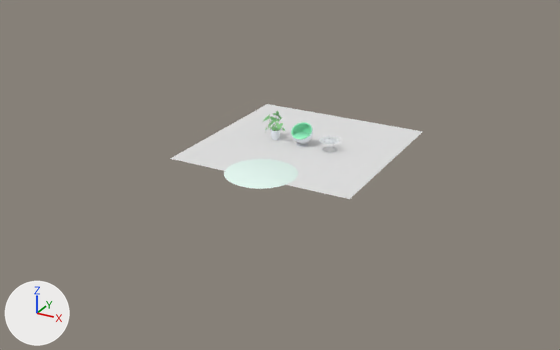
A saved change to the Blender file assets/models/area_01/source/living.blend.
Both versions are drawn from a 50 mm lens placed at (14.1, -27.6, 12.1), pointed at (-0.4, -1.2, -1.1). The lights are fixed; the arrows at lower left show +X, +Y and +Z. The older version comes first.

Names of what the first picture shows: 'CoffeeTable', 'LivingPlant', 'LivingRug', 'PodChair', 'PreviewFloor'.
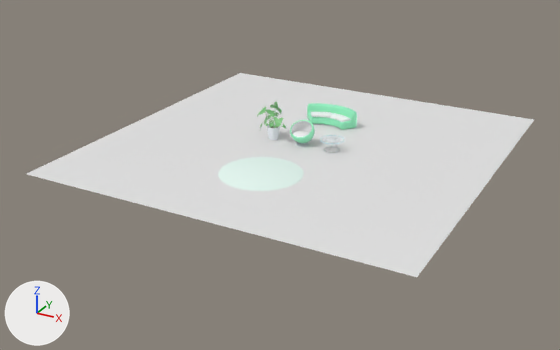
Where the change shows, as pixel boxes (x1, y1, x2, y2) in the pictures (560 x 350 px; the box of a moved part takes in the faces that stretch with it):
'PreviewFloor', rescaled (100% wider, 114% taller): before (170, 104, 423, 199); after (27, 73, 534, 277)
'LivingRug', rescaled (16% wider, 13% taller): before (224, 159, 298, 189); after (218, 157, 304, 191)
'CurvedSofa', added: after (307, 103, 357, 130)
    faces in mat_pod_outer (green #95f3c4): (307, 103, 357, 130)
    faces in mat_pod_inner (white #f9fcfc): (311, 112, 351, 122)
'PodChair', reshaped (13% wider, 8% taller): before (291, 122, 313, 147); after (290, 120, 315, 147)
'LivingPlant', moved, rescaled (30% wider, 30% taller): before (263, 111, 285, 140); after (257, 102, 286, 140)
'CoffeeTable', moved: before (319, 136, 341, 153); after (320, 135, 344, 153)
part 3 of me_podchair, added: after (293, 131, 309, 137)
part 4 of me_podchair, moved or reshaped: before (296, 143, 308, 147); after (295, 142, 309, 147)
part 5 of me_podchair, moved or reshaped: before (291, 122, 313, 144); after (290, 120, 315, 143)

Edits to the bpy script that builds the scene:
```text
Add mat_pod_outer:
    mat_pod_outer = principled_material('pod_outer')
    mat_pod_outer.base_color = (0.3, 0.9, 0.55)  # green #95f3c4
    mat_pod_outer.roughness = 0.2
Add mat_pod_inner:
    mat_pod_inner = principled_material('pod_inner')
    mat_pod_inner.base_color = (0.95, 0.97, 0.97)  # white #f9fcfc
    mat_pod_inner.roughness = 0.3
Add mat_pod_rim:
    mat_pod_rim = principled_material('pod_rim')
    mat_pod_rim.base_color = (0.3, 0.9, 0.55)  # green #95f3c4
    mat_pod_rim.roughness = 0.2
Change me_podchair:
    used by ob_podchair; location = (0.0, 0.0, 0.0)
    remove me_podchair.from_pydata(...)  # 18356 vertices, 18308 faces; spans x -0.469..0.469, y -0.427..0.449, z 0.0..0.893
    add me_podchair.from_pydata(...)  # 18356 vertices, 18308 faces; spans x -0.525..0.525, y -0.478..0.503, z 0.0..1.0
    me_podchair part 3: a new loose piece, a UV sphere (32 segments, 16 rings, poles along z) spanning x -0.403..0.403, y -0.403..0.358, z 0.358..0.549, in mat_pod_inner (white #f9fcfc)
    me_podchair part 4: the loose piece of 384 vertices spanning x -0.265..0.265, y -0.265..0.265, z 0.0..0.03 is scaled about the mesh origin by 1.12
    me_podchair part 5: 17966 vertices removed from x -0.469..0.469, y -0.427..0.449, z 0.03..0.893; 17420 vertices added at x -0.525..0.525, y -0.478..0.503, z 0.09..1.0
    other edits to the shape of me_podchair do not show in these pictures
    remove me_podchair.materials.append(mat_living_mint)  # green #95f3c4
    add me_podchair.materials.append(mat_pod_outer)  # green #95f3c4
    add me_podchair.materials.append(mat_pod_inner)  # white #f9fcfc
    add me_podchair.materials.append(mat_pod_rim)  # green #95f3c4
Change me_livingplant:
    used by ob_livingplant; location = (-1.3, 0.0, 0.0)
    remove me_livingplant.from_pydata(...)  # 11242 vertices, 10654 faces; spans x -0.574..0.443, y -0.323..0.61, z 0.0..1.187
    add me_livingplant.from_pydata(...)  # 11242 vertices, 10654 faces; spans x -0.746..0.576, y -0.42..0.793, z 0.0..1.543
    me_livingplant part 1: the whole mesh is scaled about the mesh origin by 1.3
Change me_livingrug:
    used by ob_livingrug; location = (0.0, -3.5, 0.0)
    remove me_livingrug.from_pydata(...)  # 384 vertices, 290 faces; spans x -1.45..1.45, y -1.45..1.45, z 0.0..0.01
    add me_livingrug.from_pydata(...)  # 384 vertices, 290 faces; spans x -1.66..1.66, y -1.66..1.66, z 0.0..0.01
    me_livingrug part 2: the whole mesh is scaled about its middle by (1.15, 1.15, 1)
Add me_curvedsofa:
    me_curvedsofa.from_pydata(...)  # 17198 vertices, 17192 faces; spans x -1.24..1.24, y -0.63..0.43, z 0.0..0.8
    me_curvedsofa.polygons.foreach_set('use_smooth', [True] * 17192)
    # faces by material slot: [10920, 6272]
    me_curvedsofa.materials.append(mat_pod_outer)  # green #95f3c4
    me_curvedsofa.materials.append(mat_pod_inner)  # white #f9fcfc
Change ob_coffeetable:
    ob_coffeetable.location: (1.3, 0.0, 0.0) -> (1.4, 0.0, 0.0)
Change ob_livingplant:
    ob_livingplant.location: (-1.3, 0.0, 0.0) -> (-1.4, 0.0, 0.0)
Change ob_previewfloor:
    ob_previewfloor.scale: (1.0, 1.0, 1.0) -> (2.0, 2.0, 1.0)
Add ob_curvedsofa:
    ob_curvedsofa = bpy.data.objects.new('CurvedSofa', me_curvedsofa)
    ob_curvedsofa.location = (0.0, 3.0, 0.0)
```
